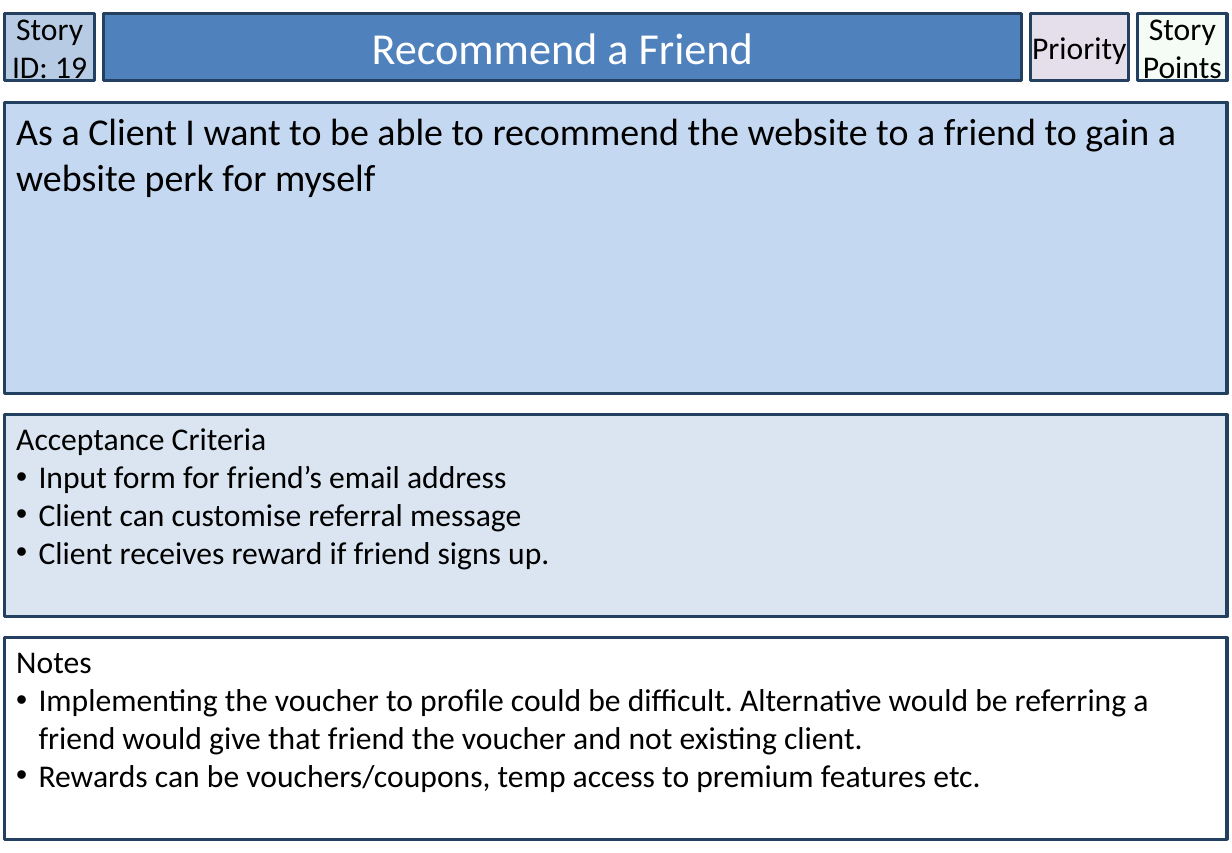
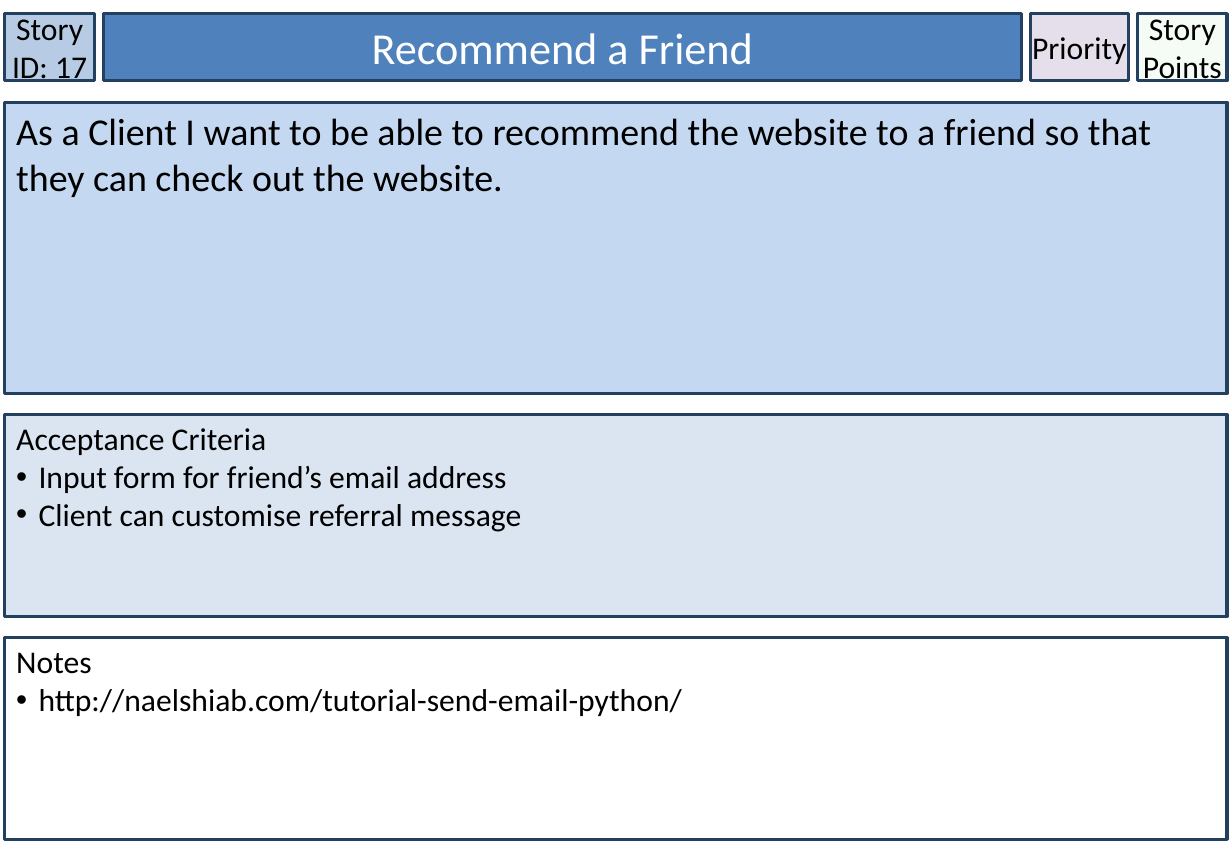
Before and after one commit to lowejosh/Django-landmarks, a slide deck: slide 18 of Story Cards.pptx (slide 20 before the commit). Drawn at 1232x853 pixels with LibreOffice and Linux fonts; fonts in the diff are those of the drawing. Boxes give left, top, right and bottom in pixels: in the first picture for what was removed or moved away, otherwise in the second. Text is boxed around its words. In the diff, an @@ line names an element or a change of style, - is before the commit and + after.

```diff
--- a/Story Cards.pptx
+++ b/Story Cards.pptx
@@ text in rectangle at (x1=12, y1=14, x2=87, y2=87): text changed @@
-Story ID: 19
+Story ID: 17
@@ text in rectangle at (x1=16, y1=118, x2=1151, y2=197): text changed @@
-As a Client I want to be able to recommend the website to a friend to gain a website perk for myself
+As a Client I want to be able to recommend the website to a friend so that they can check out the website.
@@ text in rectangle at (x1=39, y1=542, x2=549, y2=570): paragraph removed @@
-• Client receives reward if friend signs up.
@@ text in rectangle at (x1=39, y1=689, x2=682, y2=716): text changed @@
-• Implementing the voucher to profile could be difficult. Alternative would be referring a friend would give that friend the voucher and not existing client.
-• Rewards can be vouchers/coupons, temp access to premium features etc.
+• http://naelshiab.com/tutorial-send-email-python/
```
Also in this commit, not shown: 29 other slides changed, 1 slide added, 4 slides removed, 2 other files.
